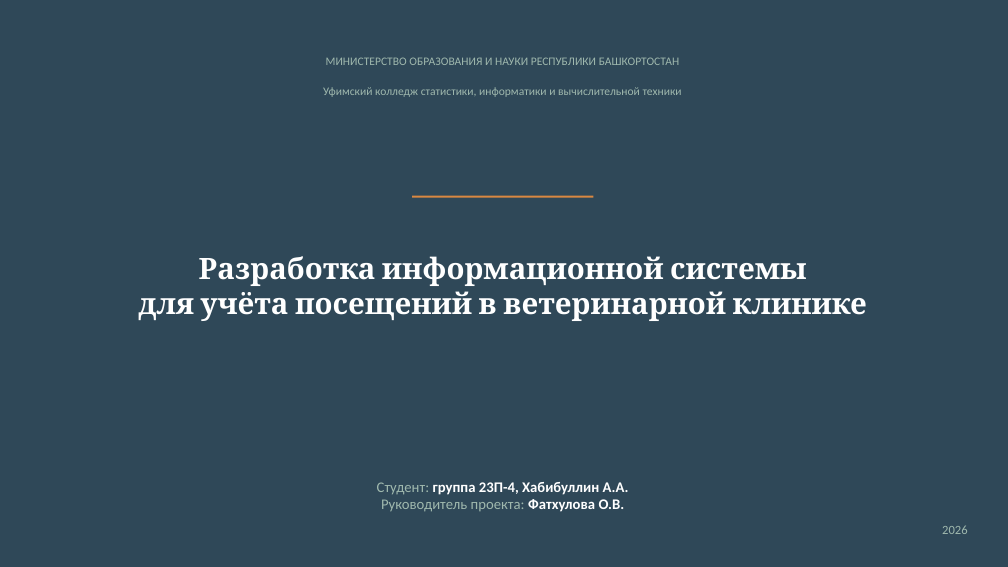
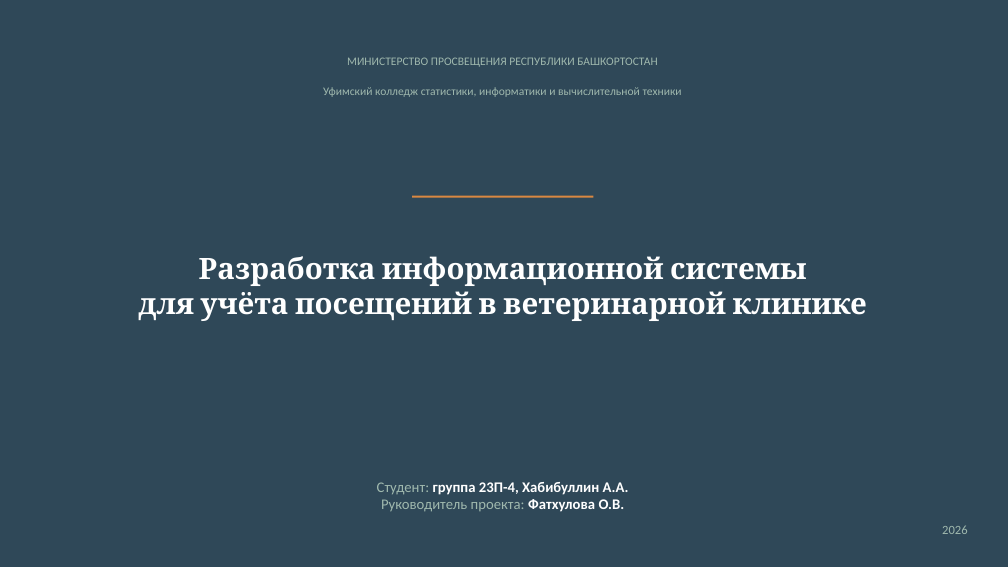
Before and after one commit to YaeKitsune13/OPBD, a slide deck: slide 1 of Курсовая/CursovoiProject/documents/Презентация.odp. Drawn at 1008x567 pixels with LibreOffice and Linux fonts; fonts in the diff are those of the drawing. Boxes give left, top, right and bottom in pixels: in the first picture for what was removed or moved away, otherwise in the second. Text is boxed around its words. In the diff, an @@ line names an element or a change of style, - is before the commit and + after.

```diff
--- a/Курсовая/CursovoiProject/documents/Презентация.odp
+++ b/Курсовая/CursovoiProject/documents/Презентация.odp
@@ text at (x1=347, y1=57, x2=657, y2=67): text changed @@
-МИНИСТЕРСТВО ОБРАЗОВАНИЯ И НАУКИ РЕСПУБЛИКИ БАШКОРТОСТАН
+МИНИСТЕРСТВО ПРОСВЕЩЕНИЯ РЕСПУБЛИКИ БАШКОРТОСТАН
```
Also in this commit, not shown: 4 other files.
